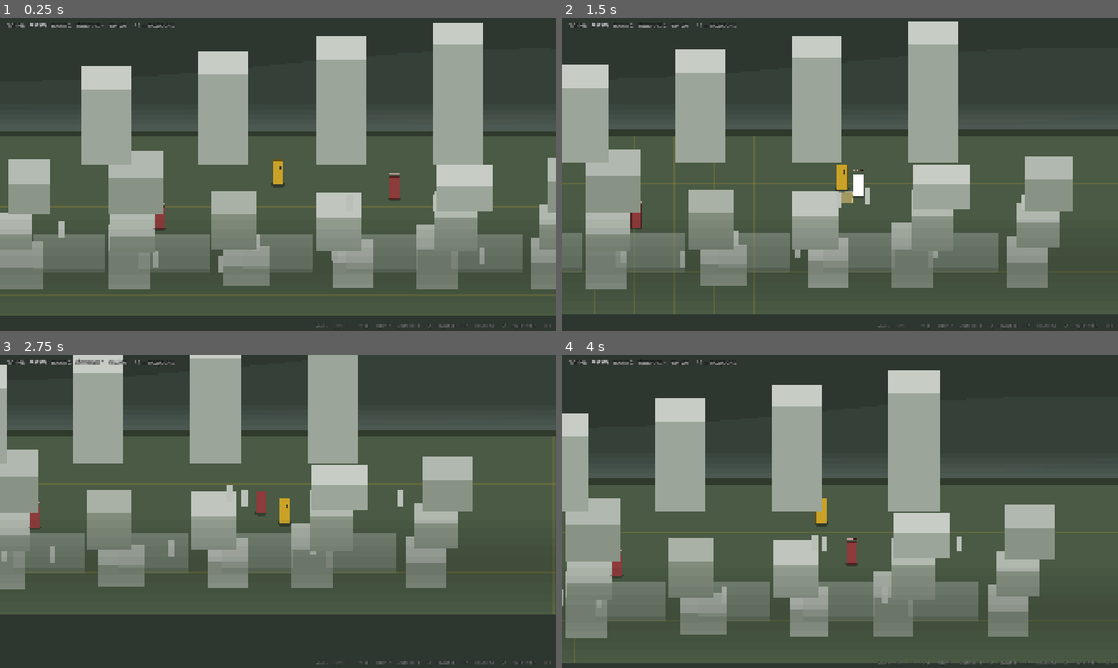
Above: before the commit, frames 1-4 (two rows, left to right).
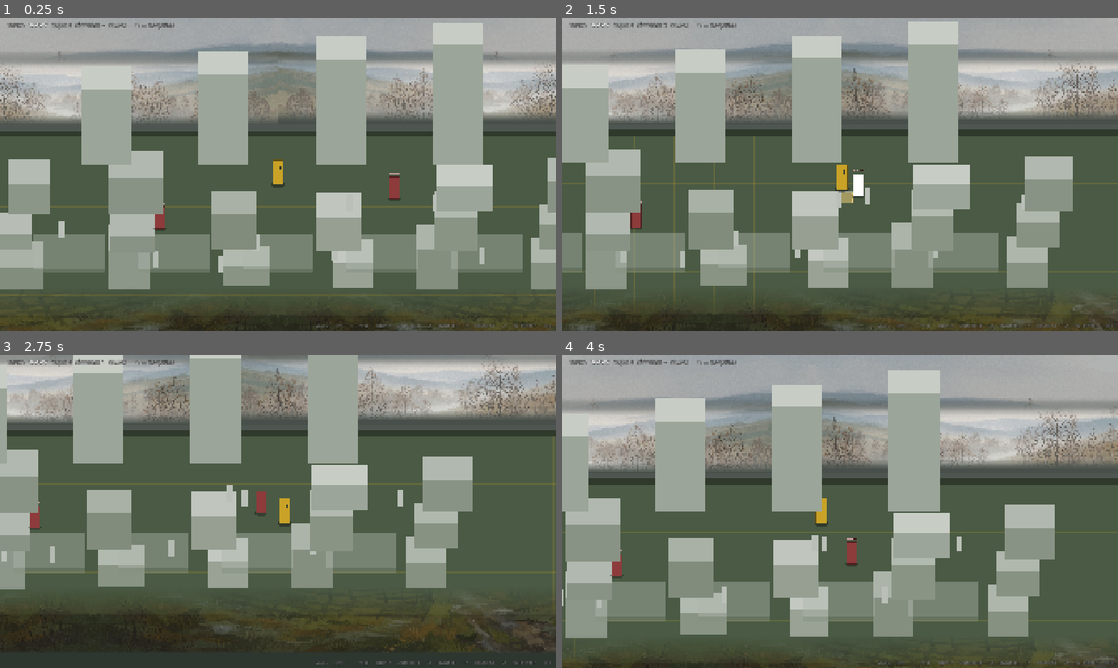
Above: after the commit, the same moments.

Repository: SupremeDragon/tryzna
Game: Godot game, scene res://scenes/main.tscn
Same seed, same stepped clock (60 frames per second), same inputs: the game is played once before the commit and once after it.
Inputs (mouse positions are in pixels of both pictures, inside the frame that each line leads up to):
- Up to frame 1 (0.25 s): no input
- Up to frame 2 (1.5 s): tap Enter at 0.5 s; move the mouse to (962, 158) at 0.52 s; hold D (move_right) 0.53-1.28 s; tap Q (ability) at 0.6 s; click (962, 158) at 0.67 s; tap Space (jump) at 0.77 s; move the mouse to (728, 190) at 1.27 s; hold S (move_down) from 1.28 s (still down); tap J (attack) at 1.35 s
- Up to frame 3 (2.75 s): tap Space (jump) at 1.52 s; move the mouse to (333, 442) at 2.02 s; release S (move_down) at 2.03 s; hold D (move_right) from 2.03 s (still down); tap E (interact) at 2.1 s
- Up to frame 4 (4 s): move the mouse to (812, 574) at 2.77 s; release D (move_right) at 2.78 s; hold W (move_up) 2.78-3.53 s; tap Q (ability) at 2.85 s; click (812, 574) at 2.92 s; tap Space (jump) at 3.02, 3.77 s; move the mouse to (1006, 558) at 3.52 s; hold A (move_left) from 3.53 s (still down); tap J (attack) at 3.6 s

The runs differ from the first frame. In frame 1, 29% of the frame differs, in the area x 0-100%, y 0-100%; in frame 2, 29%; in frame 3, 20%; in frame 4, 31%.

Commit message:
Плинь: перший намальований фон замість процедурних смуг
Світ, у якому відбувається весь Акт I, досі малювався кодом: три кольорові
хвилі й дві смуги серпанку. Тепер там намальоване небо, пагорби, лінія
беріз і трава на передньому плані.

Шари нарізані з ОДНОГО затвердженого кадру Тихої Балки, а не згенеровані
нарізно. Це метод Міші, і він виявився правильнішим: у готовому кадрі вже
є композиція, палітра й повітряна перспектива. Шість спроб згенерувати
гребінь окремо дали спершу туманні луги, потім ліс, потім порожній градієнт.

Дорогою знайдено помилку в самому інструменті: у глобальний негатив було
записано «silhouette of a man», і слово «silhouette» глушило СИЛУЕТИ
ВЗАГАЛІ — а саме силует потрібен від кожного шару фону. Тепер людей
проганяємо словами, які значать тільки людей.

tools/cut_band.py ріже смугу з цілого кадру: непрозора знизу, розчиняється
вгорі. Бічні краї НЕ розчиняє — рушій дзеркалить кожну другу плитку, і
розчинений край давав темний шов посеред неба.

Co-Authored-By: Claude Opus 5 <noreply@anthropic.com>

Diff:
--- a/game/scenes/main.gd
+++ b/game/scenes/main.gd
@@ -379,19 +379,38 @@
 		))
 
 	# ПЛИНЬ — паралакс помірний. У трьох чвертях камера ходить в обидва боки,
-	# і далина здебільшого лежить углиб, а не вбік. Три смуги позаду й одна
-	# попереду — цього досить, більше вже не читається.
-	_backdrops.append(Backdrop.new(0.12, Backdrop.Kind.HILLS,
-		Color("39463c"), 250.0, 190.0, 1500.0, 0.0))
-	_backdrops.append(Backdrop.new(0.28, Backdrop.Kind.HILLS,
-		Color("36443b"), 150.0, 140.0, 900.0, 1.7))
-	_backdrops.append(Backdrop.new(0.45, Backdrop.Kind.HILLS,
-		Color("33403a"), 60.0, 100.0, 640.0, 3.3))
+	# і далина здебільшого лежить углиб, а не вбік.
+	# Шари нарізані з ОДНОГО затвердженого кадру Тихої Балки
+	# (tools/cut_band.py). Це метод Міші й він правильніший за генерацію шарів
+	# нарізно: у готовому кадрі вже є і композиція, і палітра, і повітряна
+	# перспектива — далекі гребені сині й бліді не тому, що я так вирішив,
+	# а тому, що художник так намалював. Шість окремих генерацій цього не дають.
+	var far_hills: Texture2D = load("res://art/plyn/hills_far.png") as Texture2D
+	var mid_hills: Texture2D = load("res://art/plyn/hills_mid.png") as Texture2D
+	var treeline: Texture2D = load("res://art/plyn/treeline.png") as Texture2D
+	var grass: Texture2D = load("res://art/plyn/grass_front.png") as Texture2D
+
+	if far_hills != null:
+		_backdrops.append(Backdrop.textured(
+			0.12, far_hills, 1.05, Color(0.96, 0.97, 1.0), 330.0, 0.0, 0.0
+		))
+	if mid_hills != null:
+		_backdrops.append(Backdrop.textured(
+			0.28, mid_hills, 0.82, Color(0.97, 0.98, 1.0), 170.0, 14.0, 1.7
+		))
+	if treeline != null:
+		_backdrops.append(Backdrop.textured(
+			0.45, treeline, 0.70, Color(1.0, 1.0, 1.0), 70.0, 18.0, 3.3
+		))
+	# Серпанок між лінією дерев і селом. Він тут не для краси: без нього
+	# намальована далина сідає впритул до гравця.
 	_backdrops.append(Backdrop.new(0.62, Backdrop.Kind.HAZE,
-		Color(0.75, 0.79, 0.76, 0.20), 30.0, 0.0, 0.0, 0.0, 120.0))
+		Color(0.82, 0.85, 0.83, 0.22), 30.0, 0.0, 0.0, 0.0, 130.0))
 	# Передній план: летить швидше за гравця. Найдешевший спосіб додати обʼєм.
-	_backdrops.append(Backdrop.new(1.45, Backdrop.Kind.HAZE,
-		Color(0.10, 0.13, 0.11, 0.26), -620.0, 0.0, 0.0, 0.0, 220.0))
+	if grass != null:
+		_backdrops.append(Backdrop.textured(
+			1.45, grass, 1.15, Color(0.72, 0.74, 0.70, 0.88), -1040.0
+		))
 
 	# Культ Сліз прийшов у Балку. Бій живе в Плині: у Ниці його майже немає,
 	# а у Висі немає взагалі — див. docs/03-геймплей.md.
Binary file added: game/art/plyn/grass_front.png
Not shown, added: game/art/plyn/grass_front.png.import
Binary file added: game/art/plyn/hills_far.png
Not shown, added: game/art/plyn/hills_far.png.import
Binary file added: game/art/plyn/hills_mid.png
Not shown, added: game/art/plyn/hills_mid.png.import
Binary file added: game/art/plyn/treeline.png
Not shown, added: game/art/plyn/treeline.png.import
Not shown, added: tools/cut_band.py
Not shown, changed: tools/forge.py
